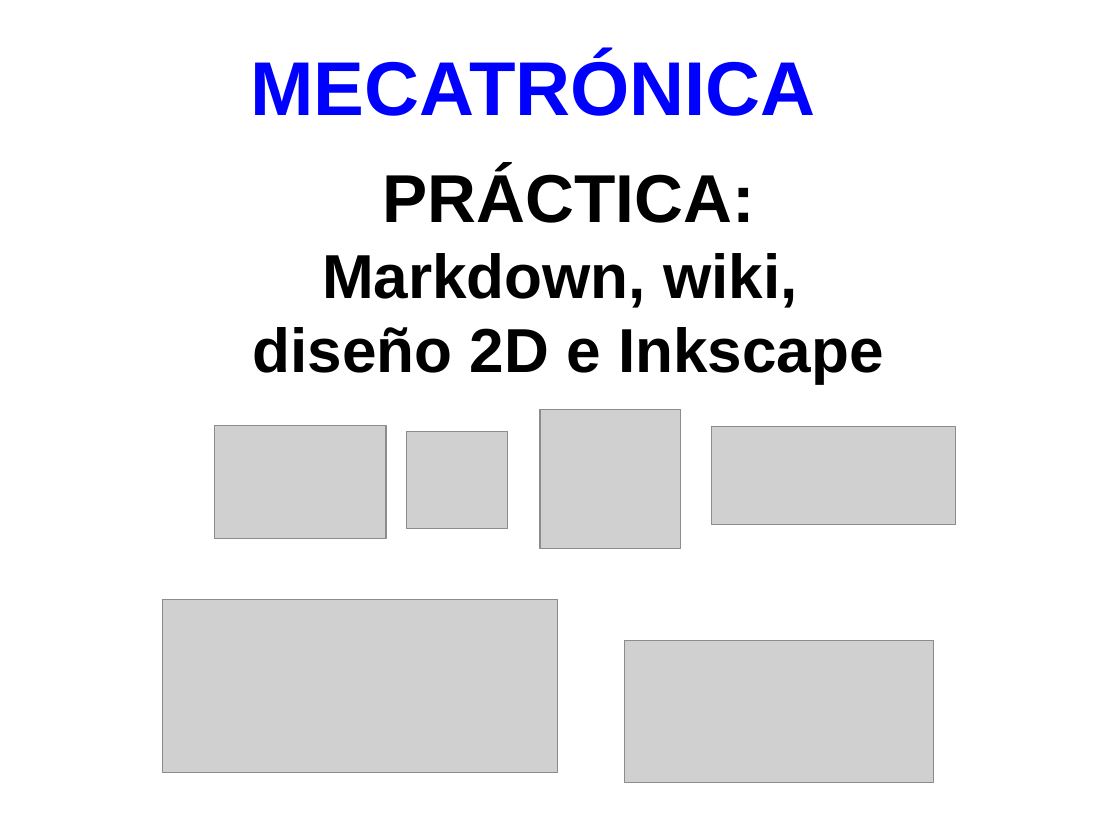
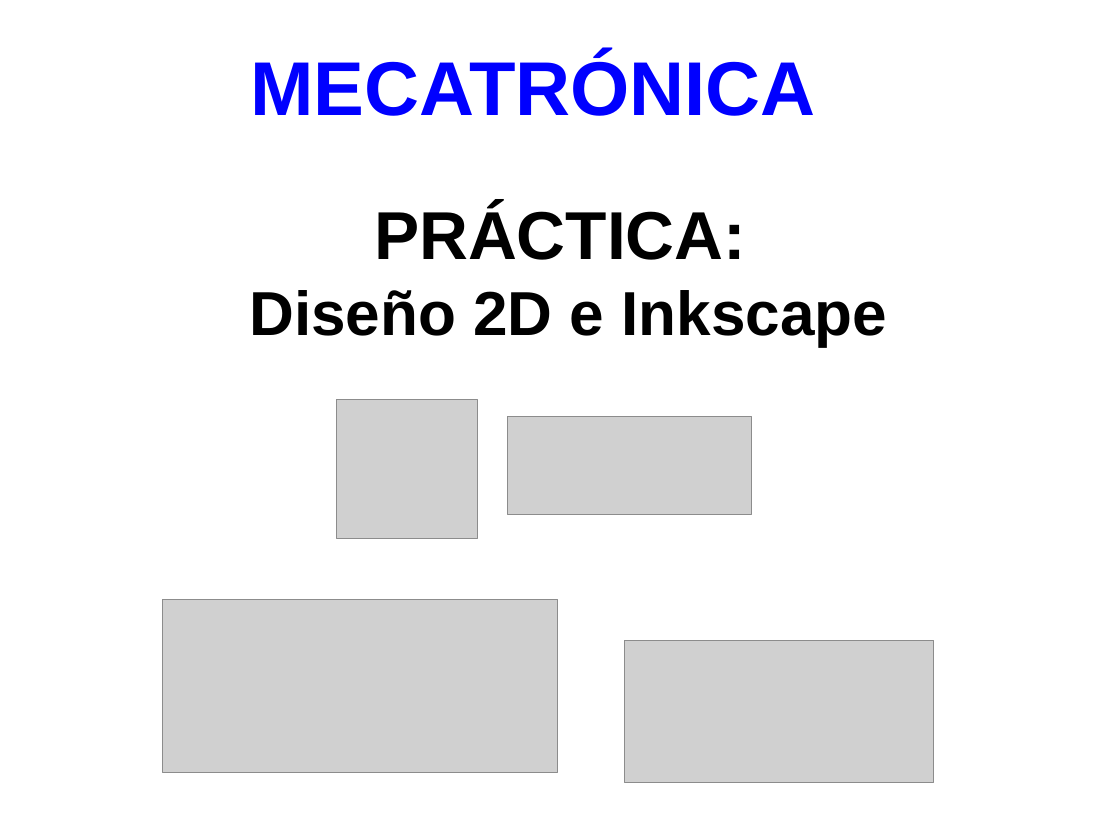
Before and after one commit to myTeachingURJC/Mecatronica, a slide deck: slide 1 of wiki/L2-bis/Portada/Portada.odp. Drawn at 1120x840 pixels with LibreOffice and Linux fonts; fonts in the diff are those of the drawing; grey boxes stand for pictures. Boxes give left, top, right and bottom in pixels: in the first picture for what was removed or moved away, otherwise in the second. Text is boxed around its words. In the diff, an @@ line names an element or a change of style, - is before the commit and + after.

```diff
--- a/wiki/L2-bis/Portada/Portada.odp
+++ b/wiki/L2-bis/Portada/Portada.odp
@@ title at bbox=[249, 205, 887, 346]: text changed @@
-PRÁCTICA:
-Markdown, wiki,
-diseño 2D e Inkscape
+PRÁCTICA:
+Diseño 2D e Inkscape
@@ picture: place and size @@
-picture at bbox=[214, 426, 386, 539]
+picture at bbox=[336, 399, 477, 539]
@@ picture: place and size @@
-picture at bbox=[407, 431, 508, 528]
+picture at bbox=[508, 417, 752, 514]
@@ picture removed at bbox=[541, 410, 681, 549] @@
@@ picture removed at bbox=[711, 427, 955, 524] @@
```
Also in this commit, not shown: 1 other file.
